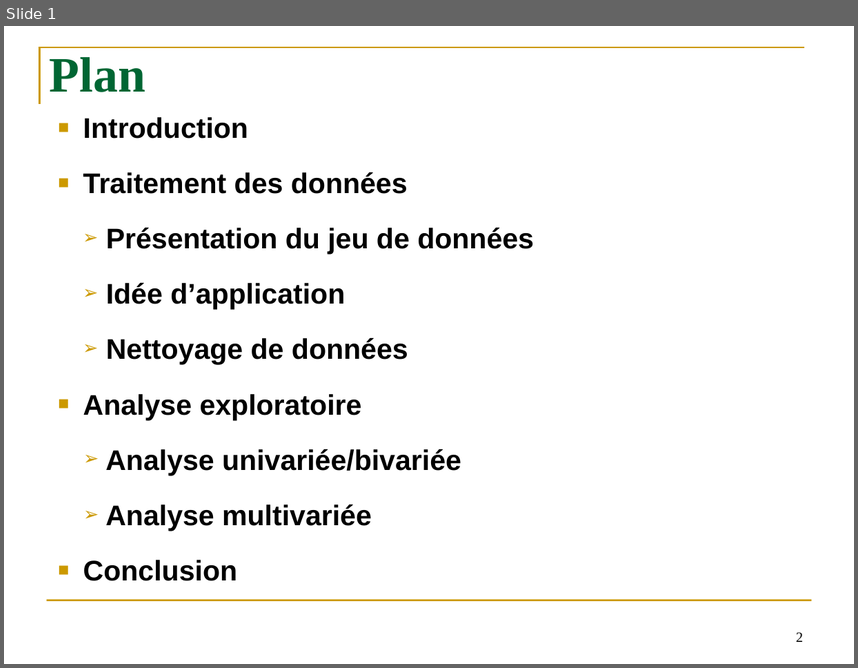
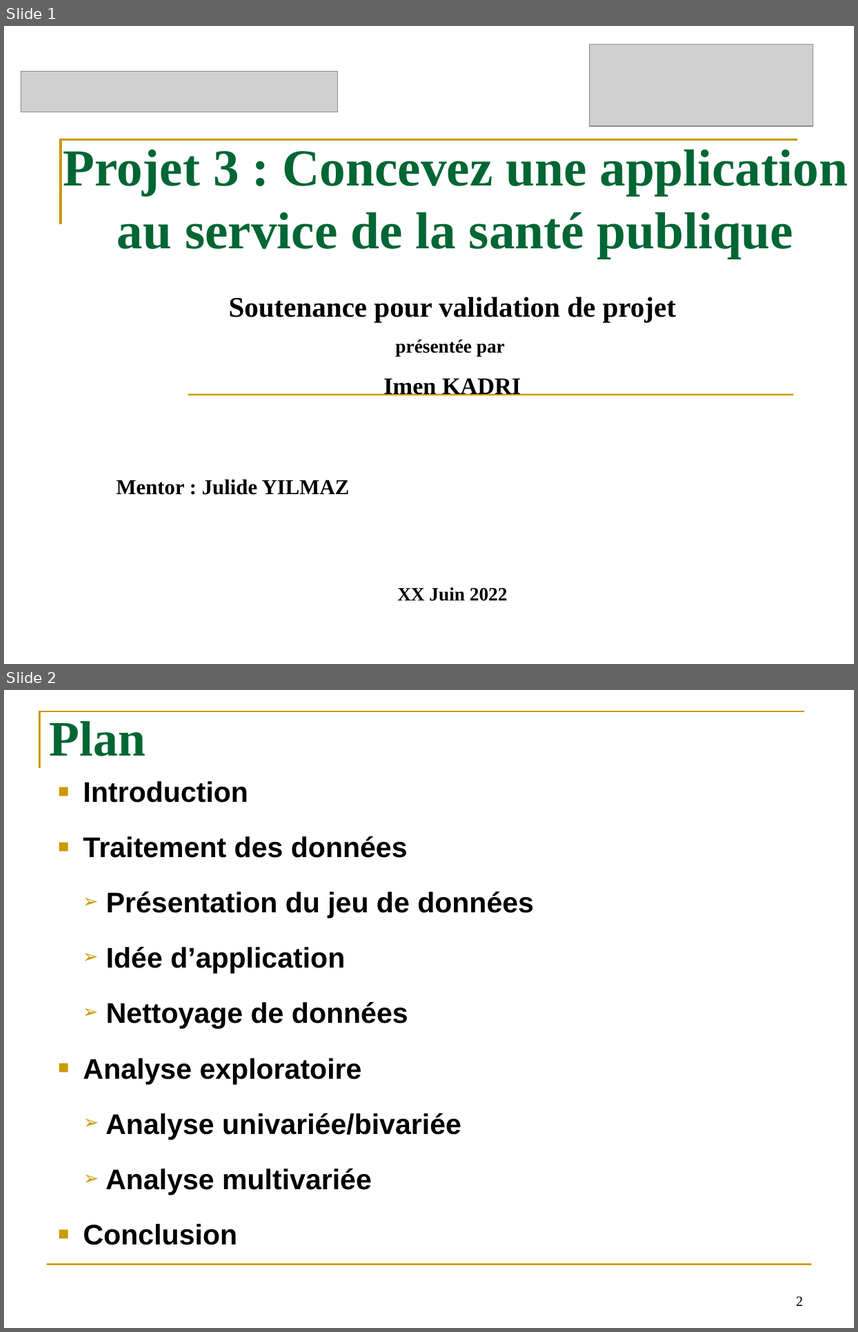
Before and after one commit to Imen2029/projet3_29oc, a slide deck: Imen_KADRI_3_presentation_072022.pptx. Shown one above the other, each under a label of ours: slide 1 before the commit, slides 1 and 2 after it. The pictures are 858x668 and 858x1332 pixels, drawn with LibreOffice and Linux fonts; fonts in the diff are those of the drawing; grey boxes stand for pictures. Boxes give left, top, right and bottom in pixels: in the first picture for what was removed or moved away, otherwise in the second. Text is boxed around its words. In the diff, an @@ line names an element or a change of style, - is before the commit and + after.

```diff
--- a/Imen_KADRI_3_presentation_072022.pptx
+++ b/Imen_KADRI_3_presentation_072022.pptx
@@ slide 1 added at [4,26,854,664], background #FFFFFF @@
@@ picture added at [590,44,813,125] @@
@@ picture added at [21,71,338,112] @@
@@ freeform shape added at [61,139,798,224], outline #CC9900 2 pt @@
@@ title added at [63,149,848,258], 44 pt, text #006633, bold @@
+Projet 3 : Concevez une application au service de la santé publique
@@ text added at [229,296,676,395], 24 pt, text #000000, bold @@
+Soutenance pour validation de projet
+présentée par
+Imen KADRI
@@ line added from (188, 394) to (794, 394), #CC9900 1.5 pt @@
@@ subtitle added at [116,479,508,601], 18 pt, text #000000, bold @@
+Mentor : Julide YILMAZ
+XX Juin 2022
@@ what was slide 1 is now slide 2 @@
```
